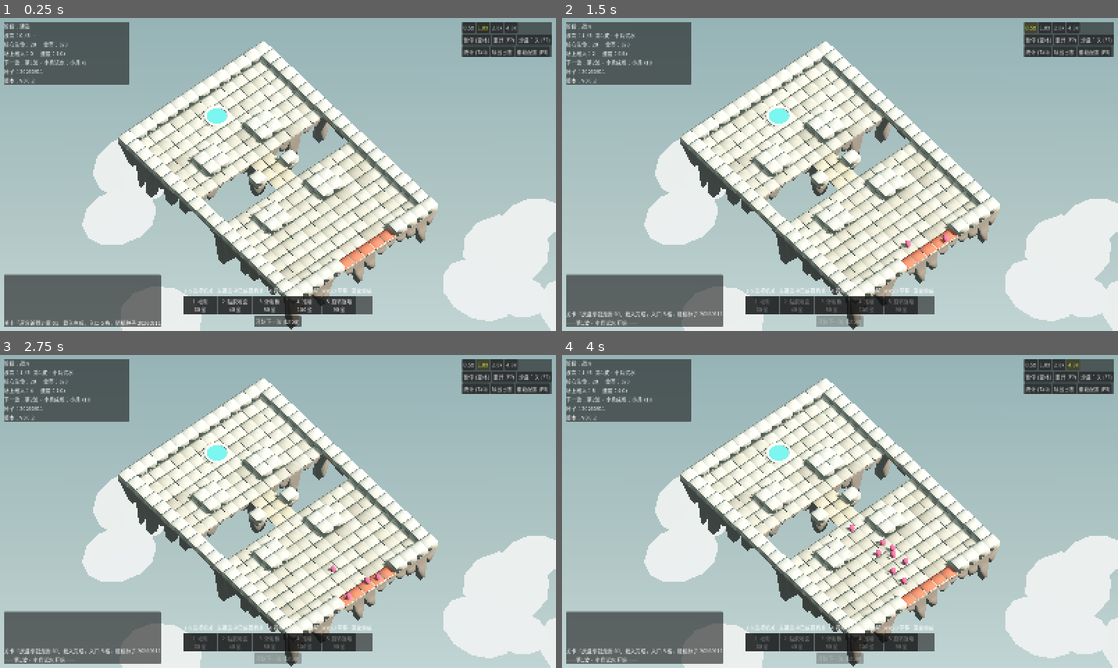
Above: before the commit, frames 1-4 (two rows, left to right).
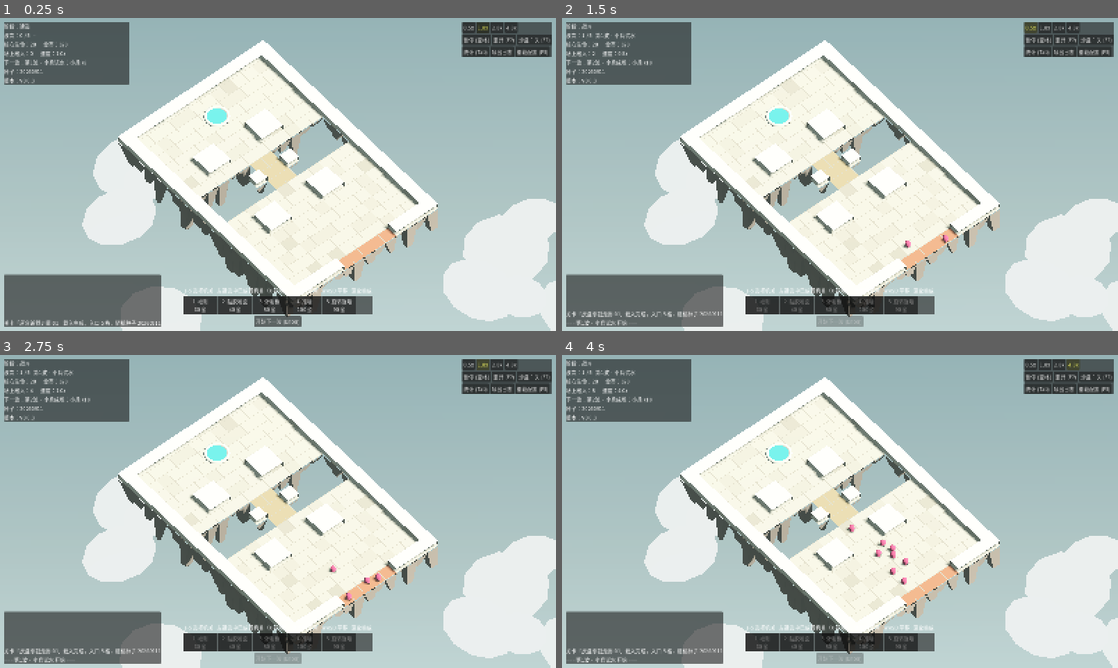
Above: after the commit, the same moments.

Repository: Autinhorse/HumanMustDie
Game: Godot game, scene res://scenes/main.tscn
The game is run twice, just before and just after one commit, with the same random seed, the same clock (stepped at 60 frames per second) and the same inputs.
Inputs:
- Up to frame 1 (0.25 s): no input
- Up to frame 2 (1.5 s): click "开始下一波 (Enter)" at 0.5 s; click "0.5x" at 1.25 s
- Up to frame 3 (2.75 s): click "1.0x" at 2 s
- Up to frame 4 (4 s): click "2.0x" at 2.75 s; click "4.0x" at 3.5 s

The runs differ from the first frame. In frame 1, 10% of the frame differs, in the area x 5-79%, y 7-100%; in frame 2, 10%; in frame 3, 10%; in frame 4, 10%.

Commit message:
v0.0.3 地面改成一整块平面，修掉"每块砖都是鼓的"
对着参考图复看后发现两处做错了：

- 地面被做成一格一个凸块（每格独立盒子 + 格缝），整片像棉被。
  参考图的地表基本是平的，只有细缝。改成共面平铺：整格缝色打底 +
  稍微抬起、四周内缩的面色；竖直面只在岛的轮廓上生成，墙之间相邻的
  面也不画，几块墙连成一条完整的墙。
- SurfaceTool.generate_normals() 默认走平滑组，把盒子相邻面的法线
  平均掉了，所以每块砖和侧面都带弧度。加 set_smooth_group(-1) 改硬边。

顺带：地面色差收窄（参考图是大片统一奶白 + 少量石板色），墙和桥的
对比拉开，岛底岩体只在能被看到的边缘格生成。

Co-Authored-By: Claude Opus 5 (1M context) <noreply@anthropic.com>
Claude-Session: https://claude.ai/code/session_01VCzWxNk1LcyQr5pasXVQW6

Diff:
--- a/data/art.json
+++ b/data/art.json
@@ -3,20 +3,21 @@
 
   "palette": {
     "_comment": "地面顶面三档色差，避免大片死白；侧面统一灰岩",
-    "floor_top":   ["#DED6C4", "#CBC2AD", "#B4AB98"],
-    "floor_top_weights": [0.62, 0.26, 0.12],
+    "floor_top":   ["#DED6C4", "#D6CDB9", "#C6BCA7"],
+    "floor_top_weights": [0.78, 0.15, 0.07],
     "floor_side":  "#8D8477",
-    "bridge_top":  "#D8C6A4",
+    "bridge_top":  "#C6AC80",
     "bridge_side": "#8D8477",
-    "wall_top":    "#E8E3D6",
-    "wall_side":   "#BDB4A2",
+    "wall_top":    "#F2EFE6",
+    "wall_side":   "#A79D8A",
     "obstacle_top":  "#8A8079",
     "obstacle_side": "#6E645D",
     "rock_top":    "#8C7E72",
     "rock_deep":   "#6B5C52",
     "core_rim":    "#EDE7DA",
+    "grid_line":   "#BDB3A0",
     "core_water":  "#3FB3B0",
-    "entrance":    "#E2674A",
+    "entrance":    "#D4825F",
     "cloud":       "#EAF1F0"
   },
 
@@ -78,10 +79,10 @@
   },
 
   "board": {
-    "_comment": "顶盖是薄薄一层，露出下面的侧面色，参考图里就是这种两段式",
-    "cap_thickness": 0.06,
-    "cell_gap": 0.06,
-    "wall_cell_gap": 0.03,
-    "bridge_inset": 0.06
+    "_comment": "地面共面平铺，只用细缝分格；grid_line_width 设 0 就是完全无缝",
+    "grid_line_width": 0.07,
+    "tile_lift": 0.002,
+    "obstacle_height_mul": 1.35,
+    "bridge_thickness_mul": 0.6
   }
 }
--- a/project.godot
+++ b/project.godot
@@ -11,7 +11,7 @@
 [application]
 
 config/name="HumanMustDie - Prototype A"
-config/version="0.0.2"
+config/version="0.0.3"
 config/description="机关塔防灰盒原型：固定走廊 + 5 种机关 + 小/中/重三类物理敌人"
 run/main_scene="res://scenes/main.tscn"
 config/features=PackedStringArray("4.7", "Forward Plus")
--- a/scripts/view/board_view.gd
+++ b/scripts/view/board_view.gd
@@ -1,15 +1,32 @@
 class_name BoardView
 extends Node3D
-## 地图表现。风格参考 ref/Arrow 05.jpg：奶白顶面 + 灰岩侧面 + 岛底不规则岩体。
+## 地图表现。风格参考 ref/Arrow 05.jpg：地面是一整块平面（只靠细缝和颜色分格），
+## 墙是立在平面上的块，侧面只出现在岛的轮廓上，岛底挂不规则岩体。
 ##
-## 整张地图合并成一个带顶点色的 ArrayMesh（一次 draw call），岩体按格子程序化生成 ——
-## 以后地块是随机拼的，岩体必须跟着地图变，所以不能预烘焙成固定模型。
+## 整张地图合并成一个带顶点色的 ArrayMesh（一次 draw call）。
+## 岩体按格子程序化生成 —— 以后地块是随机拼的，岩体必须跟着地图变。
 
 var grid: HGrid = null
 
 var _board: MeshInstance3D = null
 var _water: MeshInstance3D = null
 var _clouds: Node3D = null
+
+# 本次构建缓存的尺寸与配色
+var _cs := 2.0
+var _thick := 0.25
+var _wall_h := 1.0
+var _obs_h := 1.35
+var _bridge_thick := 0.15
+var _line_w := 0.06
+var _lift := 0.002
+var _c_floor_side := Color.GRAY
+var _c_bridge_side := Color.GRAY
+var _c_wall_top := Color.WHITE
+var _c_wall_side := Color.WHITE
+var _c_obs_top := Color.GRAY
+var _c_obs_side := Color.GRAY
+var _c_line := Color.GRAY
 
 func build(p_grid: HGrid, entrance_cells: Array) -> void:
 	grid = p_grid
@@ -20,23 +37,24 @@
 	var art := Cfg.art
 	var pal: Dictionary = art.get("palette", {})
 	var board_cfg: Dictionary = art.get("board", {})
-	var cs := grid.cell_size
-	var wall_h := Cfg.num("grid.wall_height", 1.0)
-	var thick := Cfg.num("grid.floor_thickness", 0.25)
-	var gap := float(board_cfg.get("cell_gap", 0.06))
-	var wall_gap := float(board_cfg.get("wall_cell_gap", 0.03))
-	var cap := float(board_cfg.get("cap_thickness", 0.06))
-	var bridge_inset := float(board_cfg.get("bridge_inset", 0.06))
-
-	var floor_tops: Array = pal.get("floor_top", ["#EDE8DB"])
+	_cs = grid.cell_size
+	_wall_h = Cfg.num("grid.wall_height", 1.0)
+	_thick = Cfg.num("grid.floor_thickness", 0.25)
+	_obs_h = _wall_h * float(board_cfg.get("obstacle_height_mul", 1.35))
+	_bridge_thick = _thick * float(board_cfg.get("bridge_thickness_mul", 0.6))
+	_line_w = float(board_cfg.get("grid_line_width", 0.06))
+	_lift = float(board_cfg.get("tile_lift", 0.002))
+
+	var floor_tops: Array = pal.get("floor_top", ["#DED6C4"])
 	var floor_weights: Array = pal.get("floor_top_weights", [1.0])
-	var floor_side := _col(pal, "floor_side", Color(0.65, 0.62, 0.57))
 	var bridge_top := _col(pal, "bridge_top", Color(0.85, 0.78, 0.64))
-	var bridge_side := _col(pal, "bridge_side", floor_side)
-	var wall_top := _col(pal, "wall_top", Color(0.96, 0.95, 0.92))
-	var wall_side := _col(pal, "wall_side", Color(0.83, 0.80, 0.75))
-	var obs_top := _col(pal, "obstacle_top", Color(0.54, 0.50, 0.47))
-	var obs_side := _col(pal, "obstacle_side", Color(0.43, 0.39, 0.36))
+	_c_floor_side = _col(pal, "floor_side", Color(0.62, 0.58, 0.53))
+	_c_bridge_side = _col(pal, "bridge_side", _c_floor_side)
+	_c_wall_top = _col(pal, "wall_top", Color(0.91, 0.89, 0.84))
+	_c_wall_side = _col(pal, "wall_side", Color(0.74, 0.71, 0.64))
+	_c_obs_top = _col(pal, "obstacle_top", Color(0.54, 0.50, 0.47))
+	_c_obs_side = _col(pal, "obstacle_side", Color(0.43, 0.39, 0.36))
+	_c_line = _col(pal, "grid_line", Color(0.70, 0.66, 0.59))
 	var rock_top := _col(pal, "rock_top", Color(0.55, 0.49, 0.45))
 	var rock_deep := _col(pal, "rock_deep", Color(0.42, 0.36, 0.32))
 	var entrance_col := _col(pal, "entrance", Color(0.89, 0.40, 0.29))
@@ -47,34 +65,43 @@
 
 	var st := SurfaceTool.new()
 	st.begin(Mesh.PRIMITIVE_TRIANGLES)
+	# -1 = 不做平滑。盒子必须是硬边，否则相邻面的法线被平均掉，每块砖看起来都是鼓的。
+	st.set_smooth_group(-1)
+
+	var entrance_set := {}
+	for c in entrance_cells:
+		entrance_set[c] = true
 
 	for y in grid.h:
 		for x in grid.w:
 			var cell := Vector2i(x, y)
 			var t := grid.get_cell(cell)
-			var c := grid.cell_center(cell)
-			match t:
-				HGrid.Cell.VOID:
-					continue
-				HGrid.Cell.BRIDGE:
-					# 桥：薄板、稍微内缩，下面不长岩体（它本来就是没支撑的）
-					_slab(st, c, cs - gap - bridge_inset, thick * 0.8, cap, bridge_top, bridge_side)
-					continue
-				HGrid.Cell.WALL:
-					_slab(st, c, cs - gap, thick, cap, _pick(floor_tops, floor_weights, rng), floor_side)
-					_slab(st, c + Vector3(0, wall_h, 0), cs - wall_gap, wall_h, cap * 1.6, wall_top, wall_side)
-				HGrid.Cell.OBSTACLE:
-					_slab(st, c, cs - gap, thick, cap, _pick(floor_tops, floor_weights, rng), floor_side)
-					_slab(st, c + Vector3(0, wall_h * 1.35, 0), cs * 0.78, wall_h * 1.35, cap, obs_top, obs_side)
-				_:
-					_slab(st, c, cs - gap, thick, cap, _pick(floor_tops, floor_weights, rng), floor_side)
-
-			# 岛底岩体：边缘格长出长岩柱，内部格短一截
-			_rock_column(st, cell, c, cs, thick, rock_cfg, rng, rock_top, rock_deep)
-
-	for cell in entrance_cells:
-		var p: Vector3 = grid.cell_center(cell) + Vector3(0, 0.035, 0)
-		_box(st, p, Vector3(cs - gap * 2.5, 0.05, cs - gap * 2.5), entrance_col, entrance_col, 1.0, Vector2.ZERO)
+			if t == HGrid.Cell.VOID:
+				continue
+			var center := grid.cell_center(cell)
+
+			# --- 地面：整片共面，只靠细缝和颜色分格，不做成一格一个凸块
+			var ground_color: Color = bridge_top if t == HGrid.Cell.BRIDGE else _pick(floor_tops, floor_weights, rng)
+			if entrance_set.has(cell):
+				ground_color = entrance_col
+			_ground_tile(st, center, ground_color)
+
+			# --- 岛的轮廓：只有挨着空地（或出图）的那一面才有侧面
+			var bottom: float = -(_bridge_thick if t == HGrid.Cell.BRIDGE else _thick)
+			var side_color: Color = _c_bridge_side if t == HGrid.Cell.BRIDGE else _c_floor_side
+			for d in HGrid.DIRS:
+				if _is_open(cell + d):
+					_side_quad(st, center, d, 0.0, bottom, side_color)
+
+			# --- 立在地面上的东西
+			if t == HGrid.Cell.WALL:
+				_block(st, cell, center, _wall_h, _c_wall_top, _c_wall_side, HGrid.Cell.WALL, 1.0)
+			elif t == HGrid.Cell.OBSTACLE:
+				_block(st, cell, center, _obs_h, _c_obs_top, _c_obs_side, HGrid.Cell.OBSTACLE, 0.78)
+
+			# --- 岛底岩体：只有能被看到的边缘格才需要
+			if t != HGrid.Cell.BRIDGE and _touches_open(cell):
+				_rock_column(st, center, bottom, rock_cfg, rng, rock_top, rock_deep)
 
 	st.generate_normals()
 	_board = MeshInstance3D.new()
@@ -84,71 +111,89 @@
 	add_child(_board)
 
 	_build_core(pal)
-	_build_clouds(art, cs)
+	_build_clouds(art)
 
 # ---------------------------------------------------------------- 构件
 
-## 一块地砖 = 顶盖（顶面色，很薄）+ 下方主体（侧面色），参考图里就是这种两段式
-func _slab(st: SurfaceTool, top_center: Vector3, size: float, height: float,
-		cap: float, top_color: Color, side_color: Color) -> void:
-	var body_h: float = max(height - cap, 0.01)
-	_box(st, top_center + Vector3(0, -cap - body_h * 0.5, 0),
-		Vector3(size, body_h, size), side_color, side_color, 1.0, Vector2.ZERO)
-	_box(st, top_center + Vector3(0, -cap * 0.5, 0),
-		Vector3(size, cap, size), top_color, top_color, 1.0, Vector2.ZERO)
-
-func _rock_column(st: SurfaceTool, cell: Vector2i, center: Vector3, cs: float, thick: float,
-		rock_cfg: Dictionary, rng: RandomNumberGenerator, top_color: Color, deep_color: Color) -> void:
-	var on_edge := false
+## 相邻格是不是"空的"（空地或出图）—— 决定要不要画侧面和岩体
+func _is_open(cell: Vector2i) -> bool:
+	return not grid.in_bounds(cell) or grid.get_cell(cell) == HGrid.Cell.VOID
+
+func _touches_open(cell: Vector2i) -> bool:
 	for d in HGrid.DIRS:
-		var n := grid.get_cell(cell + d)
-		if n == HGrid.Cell.VOID or n == HGrid.Cell.BRIDGE:
-			on_edge = true
-			break
-	if grid.is_border(cell):
-		on_edge = true
-
+		if _is_open(cell + d):
+			return true
+	return false
+
+## 一格地面：整格的缝色打底 + 稍微抬起、四周内缩的面色。出细缝但保持共面，不产生凸块。
+func _ground_tile(st: SurfaceTool, center: Vector3, color: Color) -> void:
+	if _line_w > 0.0:
+		_top_quad(st, center, _cs, 0.0, _c_line)
+		_top_quad(st, center, _cs - _line_w, _lift, color)
+	else:
+		_top_quad(st, center, _cs, 0.0, color)
+
+## 立方块（墙/障碍）。和同类相邻的那一面不画，连成一条完整的墙。
+func _block(st: SurfaceTool, cell: Vector2i, center: Vector3, height: float,
+		top_color: Color, side_color: Color, same_type: int, shrink: float) -> void:
+	var size := _cs * shrink
+	_top_quad(st, center, size, height, top_color)
+	for d in HGrid.DIRS:
+		if shrink >= 1.0 and grid.get_cell(cell + d) == same_type:
+			continue
+		_side_quad(st, center, d, height, 0.0, side_color, size)
+
+func _top_quad(st: SurfaceTool, center: Vector3, size: float, y: float, color: Color) -> void:
+	var h := size * 0.5
+	_quad(st,
+		center + Vector3(-h, y, -h), center + Vector3(h, y, -h),
+		center + Vector3(h, y, h), center + Vector3(-h, y, h), color)
+
+## 朝 dir 方向的一面竖直面，从 y_top 落到 y_bottom
+func _side_quad(st: SurfaceTool, center: Vector3, dir: Vector2i, y_top: float, y_bottom: float,
+		color: Color, size: float = -1.0) -> void:
+	var s: float = _cs if size < 0.0 else size
+	var h := s * 0.5
+	var n := Vector3(float(dir.x), 0.0, float(dir.y))
+	var side := Vector3(-n.z, 0.0, n.x)
+	var edge := center + n * h
+	_quad(st,
+		edge - side * h + Vector3(0, y_top, 0),
+		edge + side * h + Vector3(0, y_top, 0),
+		edge + side * h + Vector3(0, y_bottom, 0),
+		edge - side * h + Vector3(0, y_bottom, 0), color)
+
+func _rock_column(st: SurfaceTool, center: Vector3, top_y: float, rock_cfg: Dictionary,
+		rng: RandomNumberGenerator, top_color: Color, deep_color: Color) -> void:
 	var depth: float
-	if on_edge and rng.randf() < float(rock_cfg.get("edge_long_chance", 0.55)):
+	if rng.randf() < float(rock_cfg.get("edge_long_chance", 0.55)):
 		depth = rng.randf_range(float(rock_cfg.get("edge_depth_min", 2.2)),
 			float(rock_cfg.get("edge_depth_max", 7.0)))
 	else:
 		depth = rng.randf_range(float(rock_cfg.get("inner_depth_min", 1.2)),
 			float(rock_cfg.get("inner_depth_max", 2.6)))
-
 	var taper := float(rock_cfg.get("taper", 0.45))
 	var variance := float(rock_cfg.get("taper_variance", 0.5))
 	var jitter := float(rock_cfg.get("jitter", 0.55))
 	var scale: float = clampf(taper * rng.randf_range(1.0 - variance, 1.0 + variance), 0.15, 0.95)
-	var off := Vector2(rng.randf_range(-jitter, jitter), rng.randf_range(-jitter, jitter))
-	_box(st, center + Vector3(0, -thick - depth * 0.5, 0), Vector3(cs, depth, cs),
-		top_color, deep_color, scale, off)
-
-## 轴对齐盒子，底面可以收缩+偏移（做锥形岩柱）。顶面用 top_color，其余用 side_color。
-func _box(st: SurfaceTool, center: Vector3, size: Vector3, top_color: Color, side_color: Color,
-		bottom_scale: float, bottom_offset: Vector2) -> void:
-	var hx := size.x * 0.5
-	var hz := size.z * 0.5
-	var hy := size.y * 0.5
-	var bx := hx * bottom_scale
-	var bz := hz * bottom_scale
-	var bo := Vector3(bottom_offset.x, 0.0, bottom_offset.y)
-
-	var t0 := center + Vector3(-hx, hy, -hz)
-	var t1 := center + Vector3(hx, hy, -hz)
-	var t2 := center + Vector3(hx, hy, hz)
-	var t3 := center + Vector3(-hx, hy, hz)
-	var b0 := center + bo + Vector3(-bx, -hy, -bz)
-	var b1 := center + bo + Vector3(bx, -hy, -bz)
-	var b2 := center + bo + Vector3(bx, -hy, bz)
-	var b3 := center + bo + Vector3(-bx, -hy, bz)
-
-	_quad(st, t0, t1, t2, t3, top_color)       # 顶
-	_quad(st, b3, b2, b1, b0, side_color)      # 底
-	_quad(st, b0, b1, t1, t0, side_color)      # -Z
-	_quad(st, b1, b2, t2, t1, side_color)      # +X
-	_quad(st, b2, b3, t3, t2, side_color)      # +Z
-	_quad(st, b3, b0, t0, t3, side_color)      # -X
+	var off := Vector3(rng.randf_range(-jitter, jitter), 0.0, rng.randf_range(-jitter, jitter))
+
+	var h := _cs * 0.5
+	var bh := h * scale
+	var y1 := top_y - depth
+	var t0 := center + Vector3(-h, top_y, -h)
+	var t1 := center + Vector3(h, top_y, -h)
+	var t2 := center + Vector3(h, top_y, h)
+	var t3 := center + Vector3(-h, top_y, h)
+	var b0 := center + off + Vector3(-bh, y1, -bh)
+	var b1 := center + off + Vector3(bh, y1, -bh)
+	var b2 := center + off + Vector3(bh, y1, bh)
+	var b3 := center + off + Vector3(-bh, y1, bh)
+	_quad(st, b3, b2, b1, b0, deep_color)
+	_quad(st, b0, b1, t1, t0, top_color)
+	_quad(st, b1, b2, t2, t1, top_color)
+	_quad(st, b2, b3, t3, t2, top_color)
+	_quad(st, b3, b0, t0, t3, top_color)
 
 func _quad(st: SurfaceTool, a: Vector3, b: Vector3, c: Vector3, d: Vector3, color: Color) -> void:
 	for v in [a, b, c, a, c, d]:
@@ -163,44 +208,43 @@
 	for c in cores:
 		sum += grid.cell_center(c)
 	var center: Vector3 = sum / float(cores.size())
-	var cs := grid.cell_size
 
 	var rim := MeshInstance3D.new()
 	rim.name = "CoreRim"
 	var torus := TorusMesh.new()
-	torus.inner_radius = cs * 0.72
-	torus.outer_radius = cs * 0.98
-	torus.rings = 24
+	torus.inner_radius = _cs * 0.72
+	torus.outer_radius = _cs * 0.98
+	torus.rings = 28
 	torus.ring_segments = 8
 	rim.mesh = torus
-	rim.position = center + Vector3(0, 0.18, 0)
+	rim.position = center + Vector3(0, 0.12, 0)
 	var rim_mat := StandardMaterial3D.new()
 	rim_mat.albedo_color = _col(pal, "core_rim", Color(0.93, 0.91, 0.86))
 	rim_mat.roughness = 0.95
-	rim_mat.metallic_specular = 0.15
+	rim_mat.metallic_specular = 0.12
 	rim.material_override = rim_mat
 	add_child(rim)
 
 	_water = MeshInstance3D.new()
 	_water.name = "CoreWater"
 	var disc := CylinderMesh.new()
-	disc.top_radius = cs * 0.74
-	disc.bottom_radius = cs * 0.74
-	disc.height = 0.22
+	disc.top_radius = _cs * 0.76
+	disc.bottom_radius = _cs * 0.76
+	disc.height = 0.14
 	disc.radial_segments = 28
 	_water.mesh = disc
-	_water.position = center + Vector3(0, 0.14, 0)
+	_water.position = center + Vector3(0, 0.09, 0)
 	var water_mat := StandardMaterial3D.new()
 	var water_col := _col(pal, "core_water", Color(0.25, 0.70, 0.69))
 	water_mat.albedo_color = water_col
-	water_mat.roughness = 0.18
+	water_mat.roughness = 0.2
 	water_mat.emission_enabled = true
 	water_mat.emission = water_col
-	water_mat.emission_energy_multiplier = 0.5
+	water_mat.emission_energy_multiplier = 0.45
 	_water.material_override = water_mat
 	add_child(_water)
 
-func _build_clouds(art: Dictionary, cs: float) -> void:
+func _build_clouds(art: Dictionary) -> void:
 	var cfg: Dictionary = art.get("clouds", {})
 	if not bool(cfg.get("enabled", true)):
 		return
@@ -216,14 +260,15 @@
 	mat.metallic_specular = 0.0
 	# 平涂：云只是背景衬托，不该接岛的投影
 	mat.shading_mode = BaseMaterial3D.SHADING_MODE_UNSHADED
+
 	var center := grid.center_world()
 	var island_radius: float = max(center.x, center.z)
 	var ring_min := float(cfg.get("ring_min", 1.35)) * island_radius
 	var ring_max := float(cfg.get("ring_max", 2.6)) * island_radius
-	for i in int(cfg.get("count", 22)):
+	for i in int(cfg.get("count", 14)):
 		var mi := MeshInstance3D.new()
 		var sphere := SphereMesh.new()
-		sphere.radius = rng.randf_range(float(cfg.get("radius_min", 6.0)), float(cfg.get("radius_max", 14.0)))
+		sphere.radius = rng.randf_range(float(cfg.get("radius_min", 3.0)), float(cfg.get("radius_max", 6.5)))
 		sphere.height = sphere.radius * 2.0
 		sphere.radial_segments = 12
 		sphere.rings = 6
@@ -234,7 +279,7 @@
 		var dist := rng.randf_range(ring_min, ring_max)
 		mi.position = Vector3(
 			center.x + cos(ang) * dist,
-			rng.randf_range(float(cfg.get("y_min", -40.0)), float(cfg.get("y_max", -14.0))),
+			rng.randf_range(float(cfg.get("y_min", -70.0)), float(cfg.get("y_max", -42.0))),
 			center.z + sin(ang) * dist)
 		mi.scale = Vector3(rng.randf_range(0.8, 1.3), float(cfg.get("flatten", 0.18)), rng.randf_range(0.8, 1.3))
 		_clouds.add_child(mi)
@@ -248,7 +293,7 @@
 	mat.vertex_color_is_srgb = true
 	mat.roughness = 0.95
 	mat.metallic = 0.0
-	mat.metallic_specular = 0.12
+	mat.metallic_specular = 0.08
 	return mat
 
 func _pick(colors: Array, weights: Array, rng: RandomNumberGenerator) -> Color:
Not shown, added: ref/Arrow 05.jpg.import
Not shown, changed: docs/原型A_运行与实现说明.md
Not shown, changed: tools/blender/build_island.py
